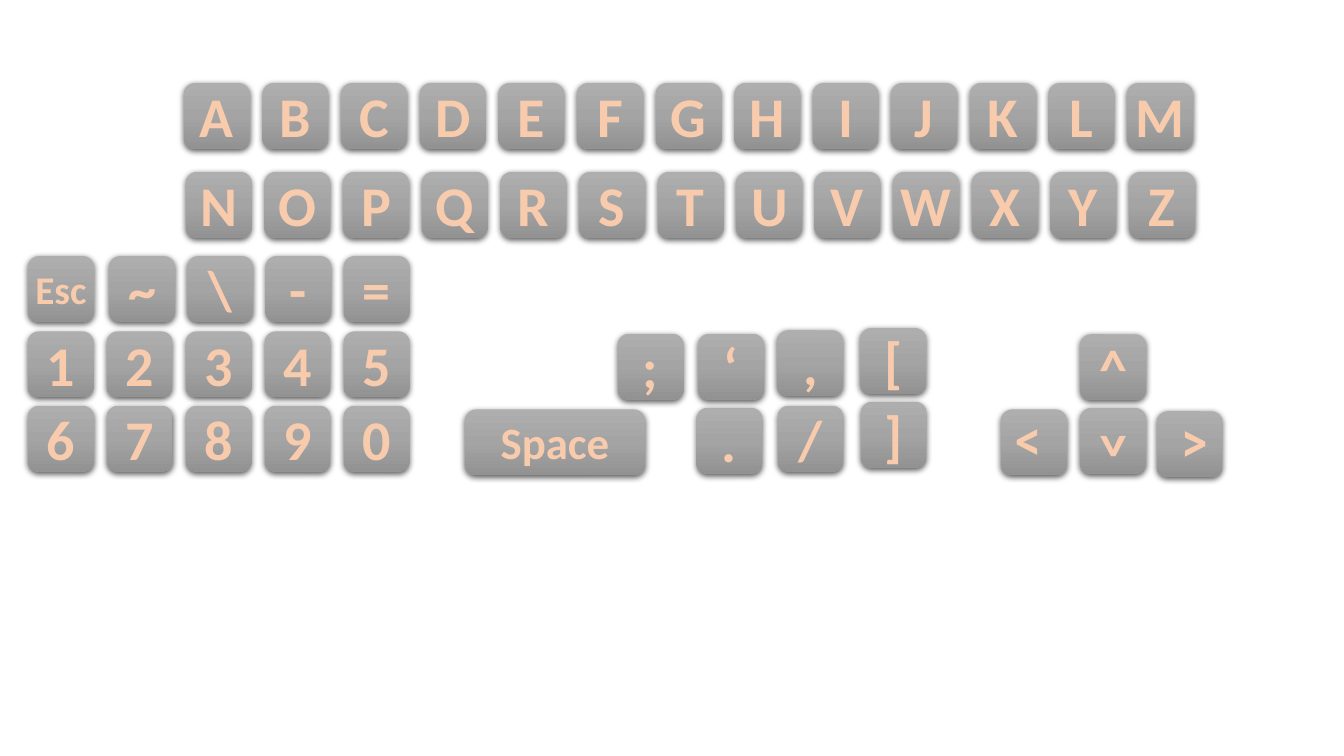
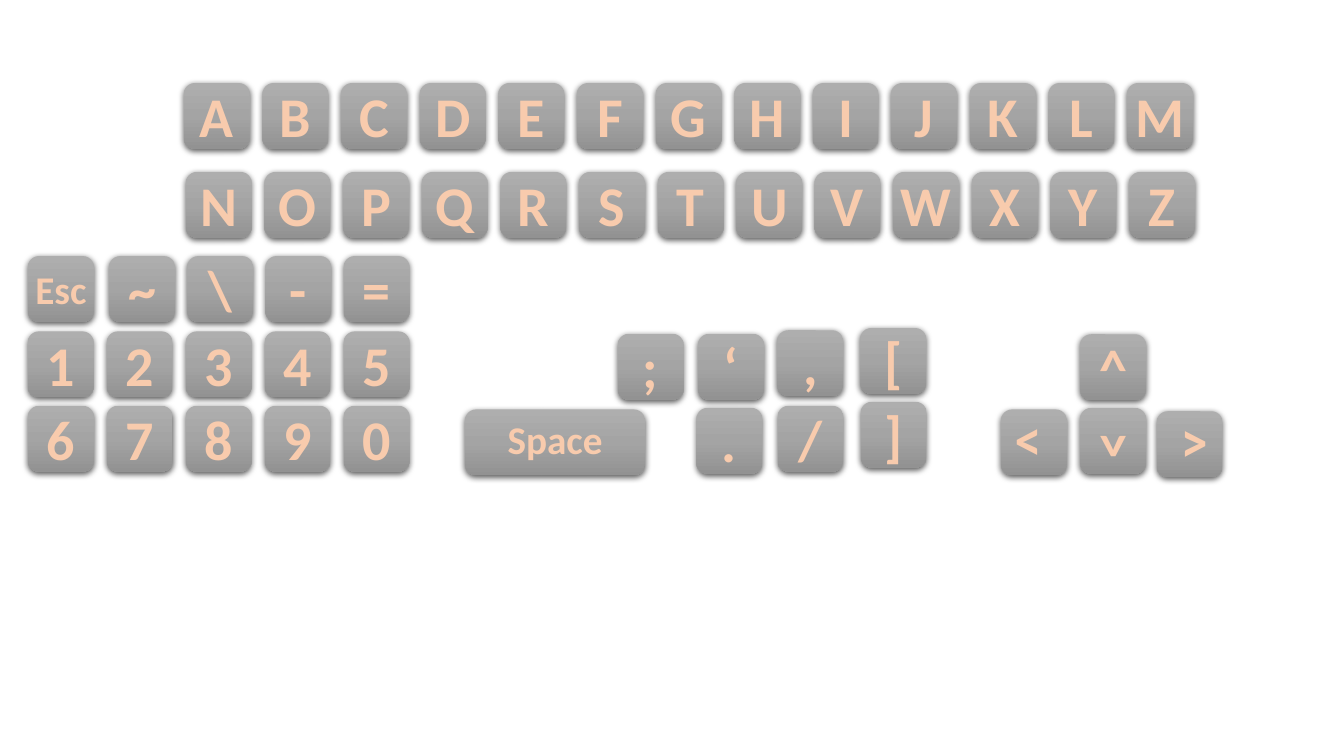
Before and after one commit to ANCrowther/BewareApp, a slide deck: slide 2 of Beware/Content/designs.pptx. Drawn at 1344x756 pixels with LibreOffice and Linux fonts; fonts in the diff are those of the drawing. Boxes give left, top, right and bottom in pixels: in the first picture for what was removed or moved away, otherwise in the second. Text is boxed around its words. In the diff, an @@ line names an element or a change of style, - is before the commit and + after.

```diff
--- a/Beware/Content/designs.pptx
+++ b/Beware/Content/designs.pptx
@@ text "Space" at bbox=[508, 428, 603, 460]: size 32 to 28 pt @@
```
Also in this commit, not shown: 8 other files.
